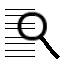
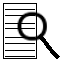
Before/after of a 64 × 64 layered artwork. What changed in the layer stack:
painted on "Hintergrund" over [3, 3, 37, 59]
